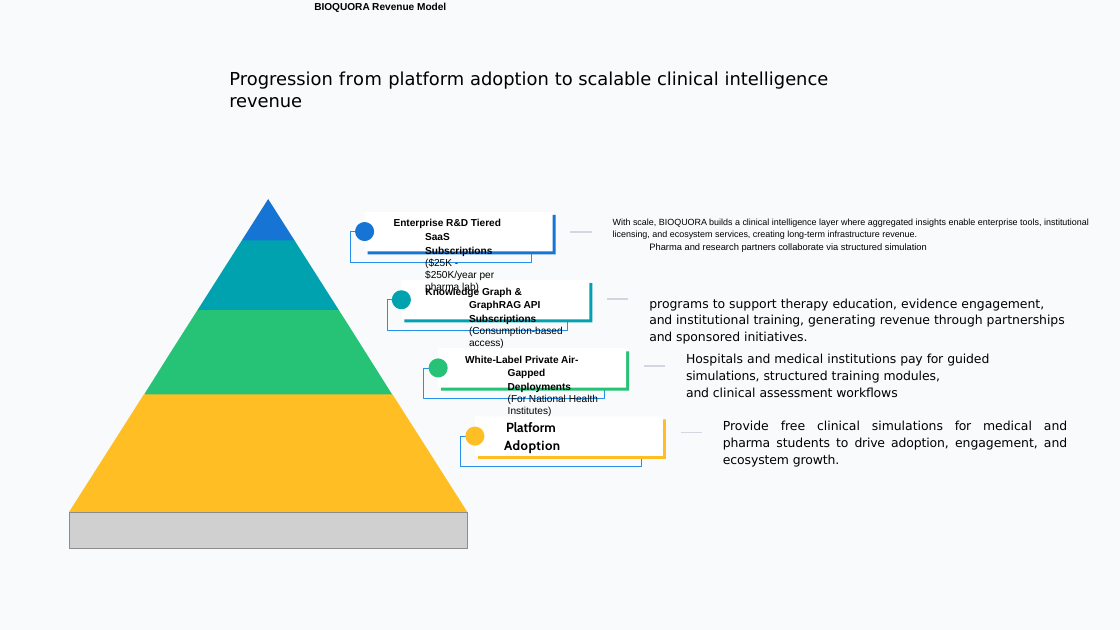
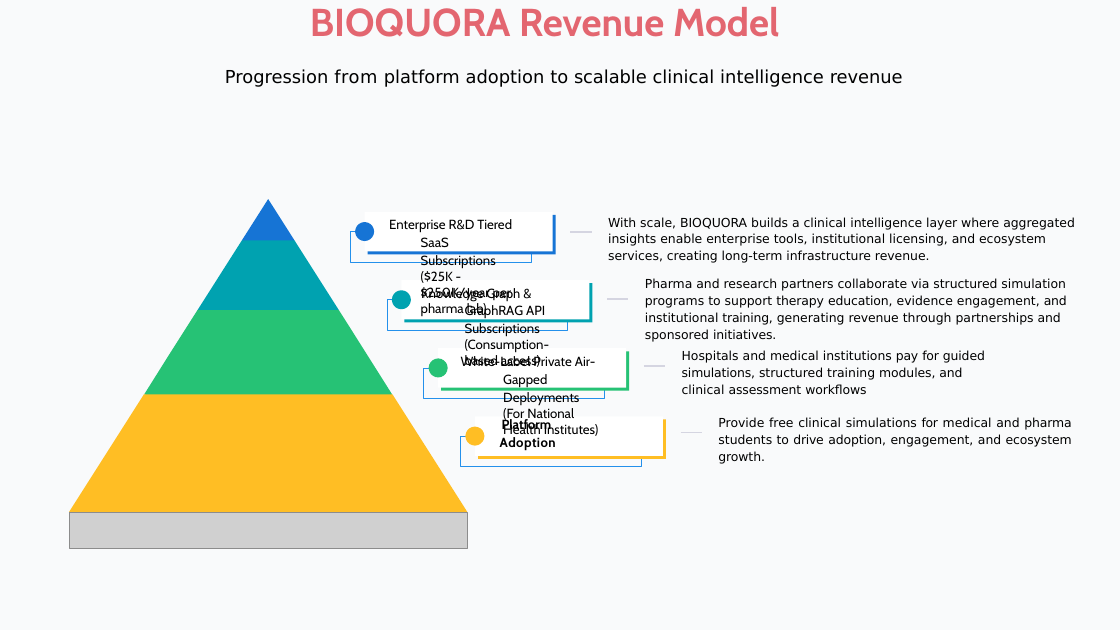
Before and after one commit to StoneSpectre/BIOQUORA, a slide deck: slide 8 of Investors Pitch Deck (Optimized).pptx. Drawn at 1120x630 pixels with LibreOffice and Linux fonts; fonts in the diff are those of the drawing; grey boxes stand for pictures; background and template pictures are left out. Boxes give left, top, right and bottom in pixels: in the first picture for what was removed or moved away, otherwise in the second. Text is boxed around its words. In the diff, an @@ line names an element or a change of style, - is before the commit and + after.

Commit message:
feat: scan original PPT font families (Tahoma, Verdana, Roboto, Lucida Sans Unicode, Arial Black) and apply exact style preserving edit

```diff
--- a/Investors Pitch Deck (Optimized).pptx
+++ b/Investors Pitch Deck (Optimized).pptx
@@ title "BIOQUORA Revenue Model" at (x1=310, y1=7, x2=779, y2=37): size 13 to 50 pt, font Arial to Cabin, text colour #000000 to #E36670 @@
@@ text "Enterprise R&D Tiered SaaS Subscriptions" at (x1=389, y1=219, x2=512, y2=317): size 13 to 17 pt, font Arial to Cabin; text colour #000000 to none, bold off in "Enterprise R&D Tiered SaaS Subscriptions" @@
@@ text "With scale, BIOQUORA builds a ..." at (x1=608, y1=217, x2=1075, y2=291): size 11.5 to 16 pt, text colour #000000 to none in "With scale, BIOQUORA builds a clinical intelligence ..."; font Arial to DejaVu Sans; size 12 to 16 pt in "Pharma and research partners collaborate via structured ..."; less space between paragraphs; more space between paragraphs @@
@@ text "Knowledge Graph & GraphRAG API ..." at (x1=421, y1=287, x2=550, y2=367): size 13 to 17 pt, font Arial to Cabin; text colour #000000 to none, bold off in "Knowledge Graph & GraphRAG API Subscriptions" @@
@@ text "White-Label Private Air-Gapped Deployments" at (x1=461, y1=355, x2=599, y2=437): size 13 to 17 pt, font Arial to Cabin; text colour #000000 to none, bold off in "White-Label Private Air-Gapped Deployments" @@
@@ 5 texts moved together from (x1=229, y1=71, x2=1067, y2=467) to (x1=225, y1=69, x2=1072, y2=464) @@
```
Also in this commit, not shown: 7 other slides changed, 2 other files.
